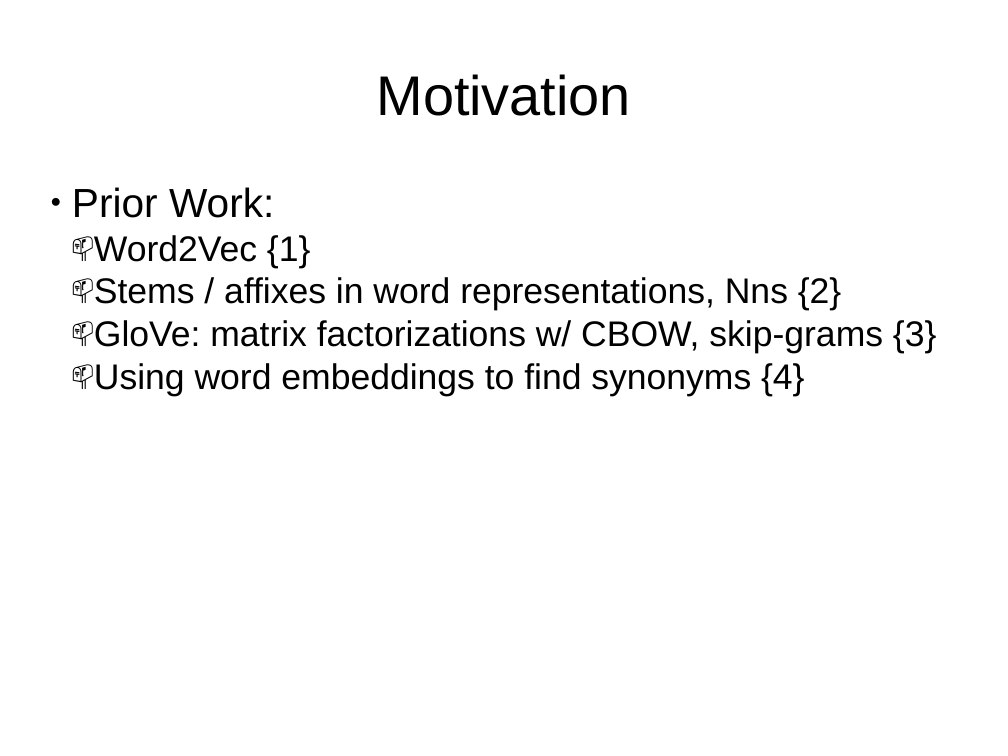
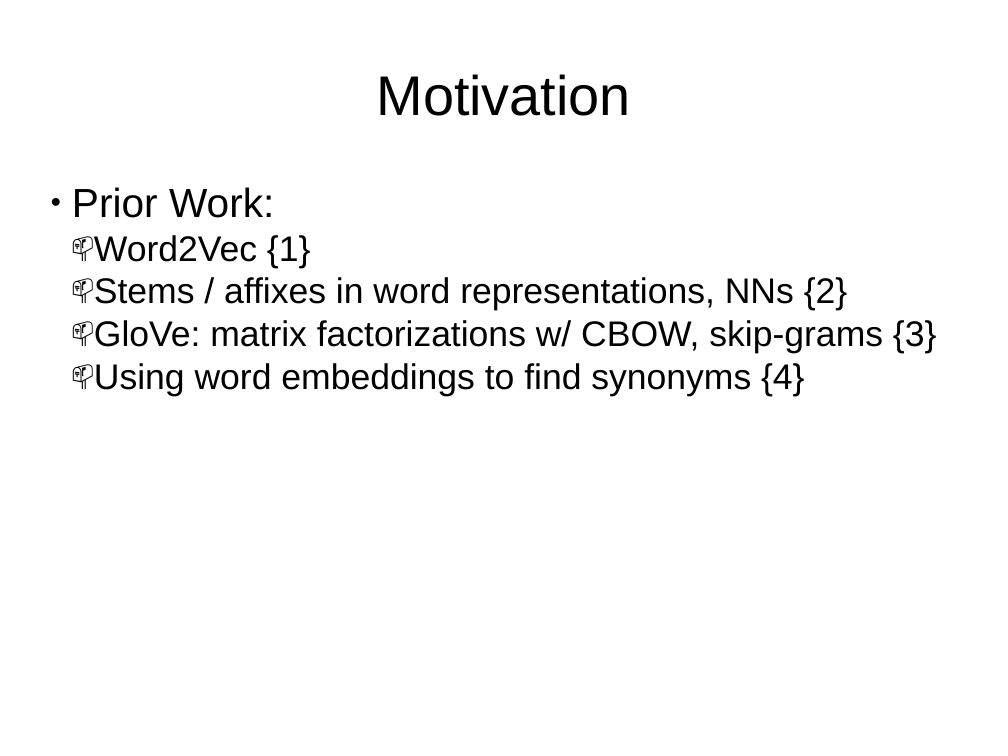
Before and after one commit to ElanHR/deeplearning4j, a slide deck: slide 8 of presentation.pptx. Drawn at 1008x756 pixels with LibreOffice and Linux fonts; fonts in the diff are those of the drawing. Boxes give left, top, right and bottom in pixels: in the first picture for what was removed or moved away, otherwise in the second. Text is boxed around its words. In the diff, an @@ line names an element or a change of style, - is before the commit and + after.

Commit message:
new version presentation

```diff
--- a/presentation.pptx
+++ b/presentation.pptx
@@ text at [94, 277, 847, 311]: text changed @@
-  📫 Stems / affixes in word representations, Nns {2}
+  📫 Stems / affixes in word representations, NNs {2}
```
